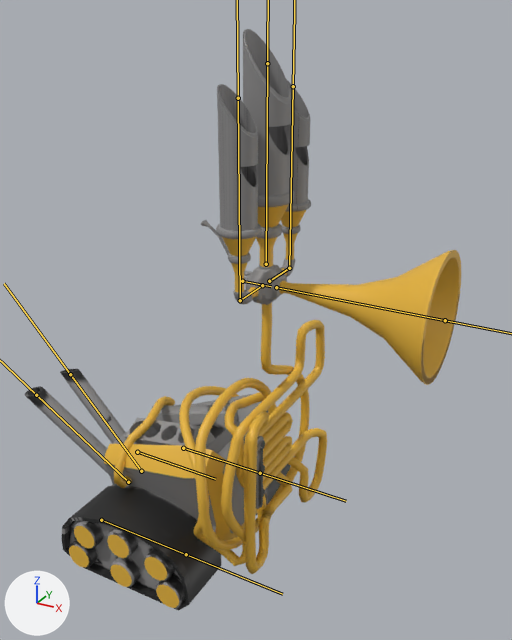
The FBX model Assets/Models/Instruments/hornBot.fbx as it was, and as the next commit left it.
Both versions are drawn from a 50 mm camera at (8.35, -15.74, 2.2) aimed at (-0.62, 0.57, -5.95). The lights are fixed; the arrows at lower left show +X, +Y and +Z. The bones that bend it are drawn over the model as lines.
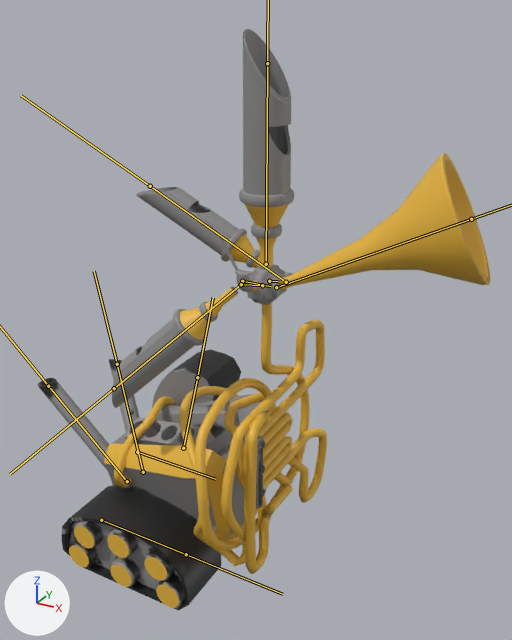
The newer file adds an action. The first version stands in its rest pose; the second is drawn at frame 31 of the action 'Armature|Crying'.

Where the change shows, as pixel boxes [x1, y1, x2, y2] in the pictures (512 x 640 px):
```json
{"object": "Mesh", "change": "posed", "before": [25, 29, 461, 610], "after": [38, 29, 490, 610]}
{"bone": "WheelR", "before": "(183, 448) to (260, 473)", "after": "(183, 448) to (197, 377)"}
{"bone": "Horn", "before": "(276, 287) to (445, 320)", "after": "(276, 287) to (471, 219)"}
{"bone": "HeadLLower", "before": "(262, 285) to (240, 300)", "after": "(262, 285) to (241, 284)"}
{"bone": "HeadL", "before": "(240, 300) to (238, 98)", "after": "(241, 284) to (114, 388)"}
{"bone": "HeadRLower", "before": "(269, 281) to (289, 268)", "after": "(269, 281) to (286, 282)"}
{"bone": "HeadR", "before": "(289, 268) to (293, 86)", "after": "(286, 282) to (150, 186)"}
{"bone": "ExhaustR", "before": "(141, 471) to (70, 374)", "after": "(143, 472) to (117, 364)"}
{"bone": "ExhaustL", "before": "(128, 482) to (36, 395)", "after": "(127, 481) to (48, 386)"}
```

Edits to the scene script, one JSON object a line:
```json
{"block": "bone_wheelr", "where": "bone_wheelr = bpy.data.objects['Armature'].pose.bones['WheelR']  # child of 'MainBody'"}
{"op": "set", "path": "bone_wheelr.rotation_quaternion", "old": "(1.0, 0.0, 0.0, 0.0)", "new": "(0.783, 0.0, 0.0, 0.622)", "note": "degrees (0, 0, 0) -> degrees (0, 0, 77)"}
{"block": "bone_horn", "where": "bone_horn = bpy.data.objects['Armature'].pose.bones['Horn']  # child of 'HeadRoot'"}
{"op": "set", "path": "bone_horn.rotation_quaternion", "old": "(1.0, 0.0, 0.0, 0.0)", "new": "(0.971, -0.094, 0.015, 0.222)", "note": "degrees (0, 0, 0) -> degrees (-10, 4, 25)"}
{"op": "set", "path": "bone_horn.scale", "old": "(1.0, 1.0, 1.0)", "new": "(1.0, 1.16, 1.0)"}
{"block": "bone_headllower", "where": "bone_headllower = bpy.data.objects['Armature'].pose.bones['HeadLLower']  # child of 'HeadRoot'"}
{"op": "set", "path": "bone_headllower.rotation_quaternion", "old": "(1.0, 0.0, 0.0, 0.0)", "new": "(0.986, -0.169, 0.0, 0.0)", "note": "degrees (0, 0, 0) -> degrees (-19, 0, 0)"}
{"block": "bone_headl", "where": "bone_headl = bpy.data.objects['Armature'].pose.bones['HeadL']  # child of 'HeadLLower'"}
{"op": "set", "path": "bone_headl.rotation_quaternion", "old": "(1.0, 0.0, 0.0, 0.0)", "new": "(0.374, 0.107, -0.045, 0.92)", "note": "degrees (0, 0, 0) -> degrees (0, -13, 136)"}
{"block": "bone_headrlower", "where": "bone_headrlower = bpy.data.objects['Armature'].pose.bones['HeadRLower']  # child of 'HeadRoot'"}
{"op": "set", "path": "bone_headrlower.rotation_quaternion", "old": "(1.0, 0.0, 0.0, 0.0)", "new": "(0.984, 0.018, 0.034, 0.173)", "note": "degrees (0, 0, 0) -> degrees (3, 3, 20)"}
{"block": "bone_headr", "where": "bone_headr = bpy.data.objects['Armature'].pose.bones['HeadR']  # child of 'HeadRLower'"}
{"op": "set", "path": "bone_headr.rotation_quaternion", "old": "(1.0, 0.0, 0.0, 0.0)", "new": "(0.825, 0.535, -0.064, -0.171)", "note": "degrees (0, 0, 0) -> degrees (65, 4, -21)"}
{"block": "bone_exhaustr", "where": "bone_exhaustr = bpy.data.objects['Armature'].pose.bones['ExhaustR']  # child of 'MainBody'"}
{"op": "set", "path": "bone_exhaustr.location", "old": "(0.0, 0.0, 0.0)", "new": "(0.05, -0.06, 0.0)"}
{"op": "set", "path": "bone_exhaustr.rotation_quaternion", "old": "(1.0, 0.0, 0.0, 0.0)", "new": "(0.975, -0.213, -0.062, -0.016)", "note": "degrees (0, 0, 0) -> degrees (-25, -7, 0)"}
{"block": "bone_exhaustl", "where": "bone_exhaustl = bpy.data.objects['Armature'].pose.bones['ExhaustL']  # child of 'MainBody'"}
{"op": "set", "path": "bone_exhaustl.location", "old": "(0.0, 0.0, 0.0)", "new": "(-0.05, 0.05, -0.01)"}
{"op": "set", "path": "bone_exhaustl.rotation_quaternion", "old": "(1.0, 0.0, 0.0, 0.0)", "new": "(0.995, -0.078, -0.064, 0.007)", "note": "degrees (0, 0, 0) -> degrees (-9, -7, 1)"}
```
